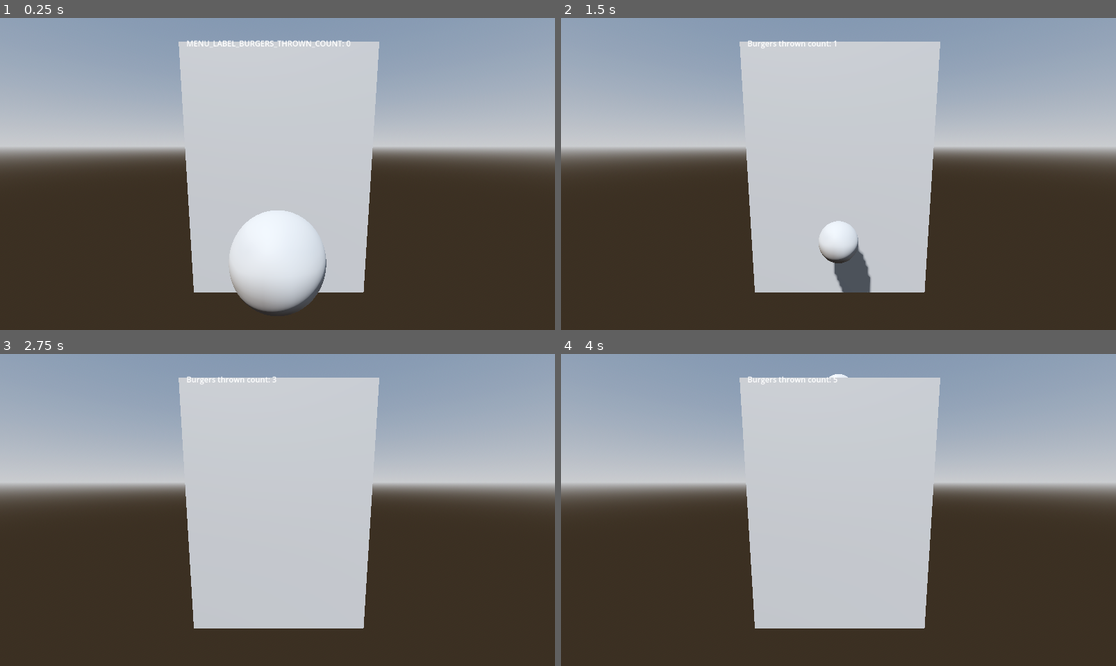
Above: before the commit, frames 1-4 (two rows, left to right).
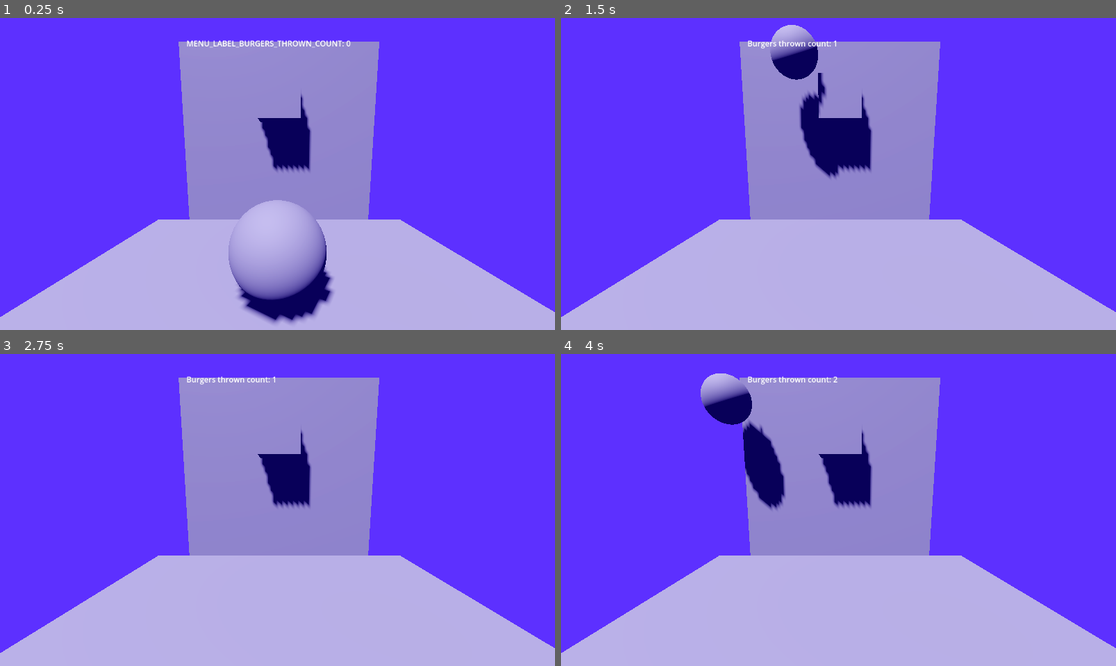
Above: after the commit, the same moments.

Repository: mlm-games/burgers-bang
Game: Godot game, scene res://gameplay.tscn
The game is run twice, just before and just after one commit, with the same random seed, the same clock (stepped at 60 frames per second) and the same inputs.
Inputs (mouse positions are in pixels of both pictures, inside the frame that each line leads up to):
- Up to frame 1 (0.25 s): no input
- Up to frame 2 (1.5 s): tap Enter at 0.5 s; move the mouse to (960, 158) at 0.52 s; click (960, 158) at 0.67 s; move the mouse to (727, 189) at 1.27 s; click (727, 189) at 1.42 s
- Up to frame 3 (2.75 s): move the mouse to (333, 441) at 2.02 s; click (333, 441) at 2.17 s
- Up to frame 4 (4 s): tap Space at 2.75 s; move the mouse to (810, 572) at 2.77 s; click (810, 572) at 2.92 s; move the mouse to (1005, 556) at 3.52 s; click (1005, 556) at 3.67 s

The runs differ from the first frame. In frame 1, 100% of the frame differs, in the area x 0-100%, y 0-100%; in frame 2, 100%; in frame 3, 100%; in frame 4, 100%.

Commit message:
refactor and try misc stuff

Diff:
--- a/gameplay.gd
+++ b/gameplay.gd
@@ -3,7 +3,21 @@
 
 var charging_throw: bool = false
 var throw_power : float = 1
-var burgers_thrown_count : int = 0
+var burgers_thrown_count : int = 0:
+	set(val):
+		burgers_thrown_count = val
+		%BurgersThrownCountLabel.text = tr("Burgers thrown count: ") + str(burgers_thrown_count)
+
+var burger_thrown: bool = false:
+	set(val):
+		current_burger = null
+		burgers_thrown_count += 1
+
+var burgers_landed = 0
+
+#var power_applied : float = 0  #Power applied in x direction
+
+var swipe_direction: float = 0
 
 @onready var viewport := get_viewport()
 @onready var mouse_position : Vector3
@@ -14,6 +28,7 @@
 
 
 func _input(event: InputEvent) -> void:
+	get_viewport().get_mouse_position()
 	if current_burger == null:
 		return
 
@@ -21,30 +36,41 @@
 		if event.is_pressed():
 			print("Recognised")
 			charging_throw = true
+			#initial_swipe_pos = mouse_position
 		else:
 			charging_throw = false
 			throw_burger()
 			if %BurgerRespawnTimer.is_stopped(): %BurgerRespawnTimer.start()
 
 
-			#
+			#Extra info: https://stackoverflow.com/questions/76893256/how-to-get-the-3d-mouse-pos-in-godot-4-1
 	if event is InputEventMouseMotion and charging_throw:
-		var dir_ray : Dictionary = get_world_3d().direct_space_state.intersect_ray(PhysicsRayQueryParameters3D.create(camera.project_ray_origin(event.position),\
-			 camera.project_ray_origin(event.position) + (camera.project_ray_normal(event.position) * camera.far)))
-		if !dir_ray:
-			mouse_position = camera.project_ray_origin(event.position) + (camera.project_ray_normal(event.position) * camera.far)
-		else:
-			mouse_position = dir_ray["position"]
-		print(mouse_position)
+		pass
+		#current_burger.global_position.x = get_viewport().get_global_mouse_position().x
+		#current_burger.global_position.y = get_viewport().get_mouse_position().y ##These are local coords
+		#var dir_ray : Dictionary = get_world_3d().direct_space_state.intersect_ray(PhysicsRayQueryParameters3D.create(camera.project_ray_origin(event.position),\
+			 #camera.project_ray_origin(event.position) + (camera.project_ray_normal(event.position) * camera.far)))
+		#if !dir_ray:
+			#mouse_position = camera.project_ray_origin(event.position) + (camera.project_ray_normal(event.position) * camera.far)
+		#else:
+			#mouse_position = dir_ray["position"]
+		##swipe_direction = Vector2.UP.direction_to(Vector2(mouse_position.x, mouse_position.y))
+		#print((Vector2.UP.direction_to(Vector2(mouse_position.x, mouse_position.y))))
 			#current_burger.look_at((dir_ray.position - current_burger.global_transform.origin).normalized(), Vector3.UP)
 
 func throw_burger() -> void:
 	current_burger.gravity_scale = 1
+	print(rad_to_deg(Vector2(DisplayServer.screen_get_size().x/2, 0).angle_to(DisplayServer.mouse_get_position())) - 15)
+	current_burger.rotate_y((Vector2(DisplayServer.screen_get_size().x/2, 0).angle_to(DisplayServer.mouse_get_position())) )
 	current_burger.apply_central_impulse(current_burger.global_transform.basis.z * throw_power)
 	current_burger.apply_central_impulse(current_burger.global_transform.basis.y * throw_power * 2)
+	#TODO: Try to get the ball to apply the x-axis rotation for the force being applied based on the direction of the mouse pointer.
 	#TODO: set burger collision layer.
-	burgers_thrown_count += 1
-	%BurgersThrownCountLabel.text = tr("Burgers thrown count: ") + str(burgers_thrown_count)
+
+	#current_burger.apply_central_impulse(Vector3(current_burger.global_position.angle_to(mouse_position) - PI/2, 0, 0))
+
+	burger_thrown = true
+
 
 	#%BurgerRespawnTimer.start(); await %BurgerRespawnTimer.timeout
 
@@ -62,3 +88,12 @@
 func _on_burger_respawn_timer_timeout() -> void:
 	current_burger = Burger.new_burger_at_position(burger_spawn_point)
 	add_child(current_burger)
+
+
+
+
+func _on_mouth_body_entered(body: Node3D) -> void:
+	print(body.get_class())
+	if body is Burger or body is RigidBody3D: #Class based identifaction doesnt work?
+		body.queue_free()
+		burgers_landed +=1
--- a/gameplay.tscn
+++ b/gameplay.tscn
@@ -1,8 +1,9 @@
-[gd_scene load_steps=8 format=3 uid="uid://dabcmqvvcej4o"]
+[gd_scene load_steps=9 format=3 uid="uid://dabcmqvvcej4o"]
 
 [ext_resource type="PackedScene" uid="uid://cns07x2ciq2dr" path="res://burger.tscn" id="1_n4psk"]
 [ext_resource type="Script" uid="uid://clkmqu8xyxe8m" path="res://gameplay.gd" id="1_oe8ih"]
 [ext_resource type="Script" uid="uid://3npklxk4k22d" path="res://burger.gd" id="2_ej4tk"]
+[ext_resource type="PackedScene" uid="uid://6yijrlcywfqj" path="res://mouth.tscn" id="4_xuee5"]
 
 [sub_resource type="ProceduralSkyMaterial" id="ProceduralSkyMaterial_oe8ih"]
 sky_horizon_color = Color(0.662243, 0.671743, 0.686743, 1)
@@ -12,7 +13,9 @@
 sky_material = SubResource("ProceduralSkyMaterial_oe8ih")
 
 [sub_resource type="Environment" id="Environment_smepj"]
-background_mode = 2
+background_mode = 1
+background_color = Color(0.242267, 0.138, 0.92, 1)
+background_energy_multiplier = 0.3
 sky = SubResource("Sky_xuee5")
 tonemap_mode = 2
 glow_enabled = true
@@ -36,6 +39,16 @@
 transform = Transform3D(5.165, 0, 0, 0, 7.085, 0, 0, 0, 1, -0.037673, 0.12402, 4.14061)
 mesh = SubResource("BoxMesh_n4psk")
 
+[node name="CSGBox3D" type="CSGBox3D" parent="Wall with the mouth?"]
+use_collision = true
+
+[node name="Floor" type="MeshInstance3D" parent="."]
+transform = Transform3D(5.165, 0, 0, 0, -3.09695e-07, -1, 0, 7.085, -4.37114e-08, -0.037673, -1.0536, -1.35902)
+mesh = SubResource("BoxMesh_n4psk")
+
+[node name="CSGBox3D" type="CSGBox3D" parent="Floor"]
+use_collision = true
+
 [node name="Camera3D" type="Camera3D" parent="."]
 transform = Transform3D(-1, 0, 8.74228e-08, 1.18404e-08, 0.990786, 0.135439, -8.66172e-08, 0.135439, -0.990786, 0, 1, -2)
 
@@ -58,4 +71,8 @@
 wait_time = 2.0
 one_shot = true
 
+[node name="Mouth" parent="." instance=ExtResource("4_xuee5")]
+transform = Transform3D(1, 0, 0, 0, -4.37114e-08, -1, 0, 1, -4.37114e-08, -0.037673, 2.15011, 3.36553)
+
 [connection signal="timeout" from="BurgerRespawnTimer" to="." method="_on_burger_respawn_timer_timeout"]
+[connection signal="body_entered" from="Mouth" to="." method="_on_mouth_body_entered"]
--- a/mouth.gd
+++ b/mouth.gd
@@ -2,15 +2,20 @@
 
 const MOVE_DIR = [Vector3.DOWN, Vector3.LEFT, Vector3.UP, Vector3.RIGHT]
 
+var move_speed = 5
+
+var tween = create_tween().set_ease(Tween.EASE_OUT).set_trans(Tween.TRANS_BOUNCE)
+
 @export var occasional_move_speed: float
 @export var move_max_distance: float
 
-@onready var mov_dir : Vector3 = MOVE_DIR.pick_random()
+@onready var mov_dir : Vector3:
+	get: return MOVE_DIR.pick_random()
 
 @onready var init_pos := global_position
 
-func _process(delta: float) -> void:
-	mov_dir = lerp(mov_dir, MOVE_DIR.pick_random(), delta)
+func on_burger_hit(delta: float) -> void:
+	tween.tween_property(self, "global_position", global_position + MOVE_DIR.pick_random() * move_speed, 0.25)
 
 	#var offset = move_direction * sin(Time.get_ticks_msec() / 1000.0 * move_speed) * move_distance
 	#global_position = initial_position + offset
